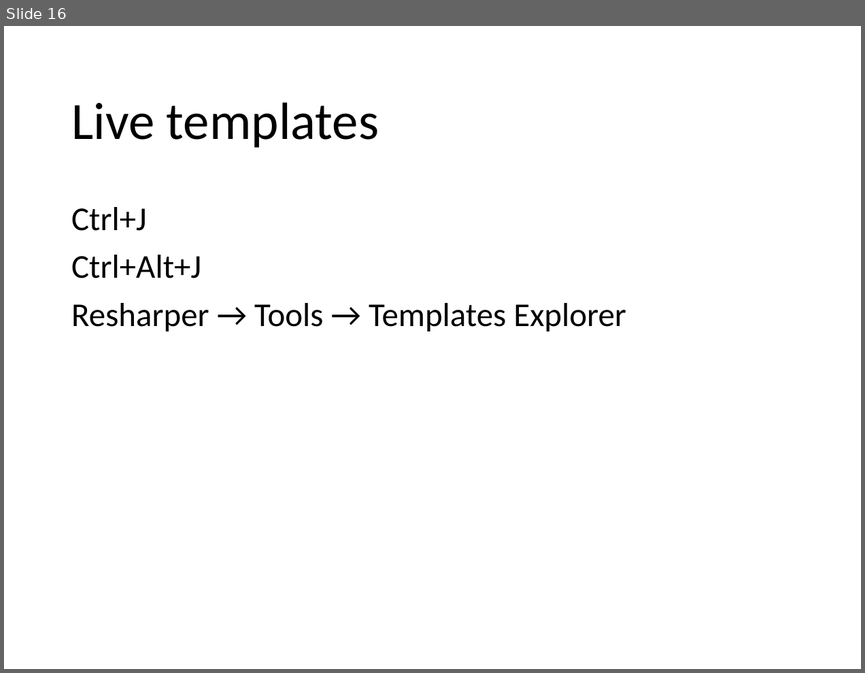
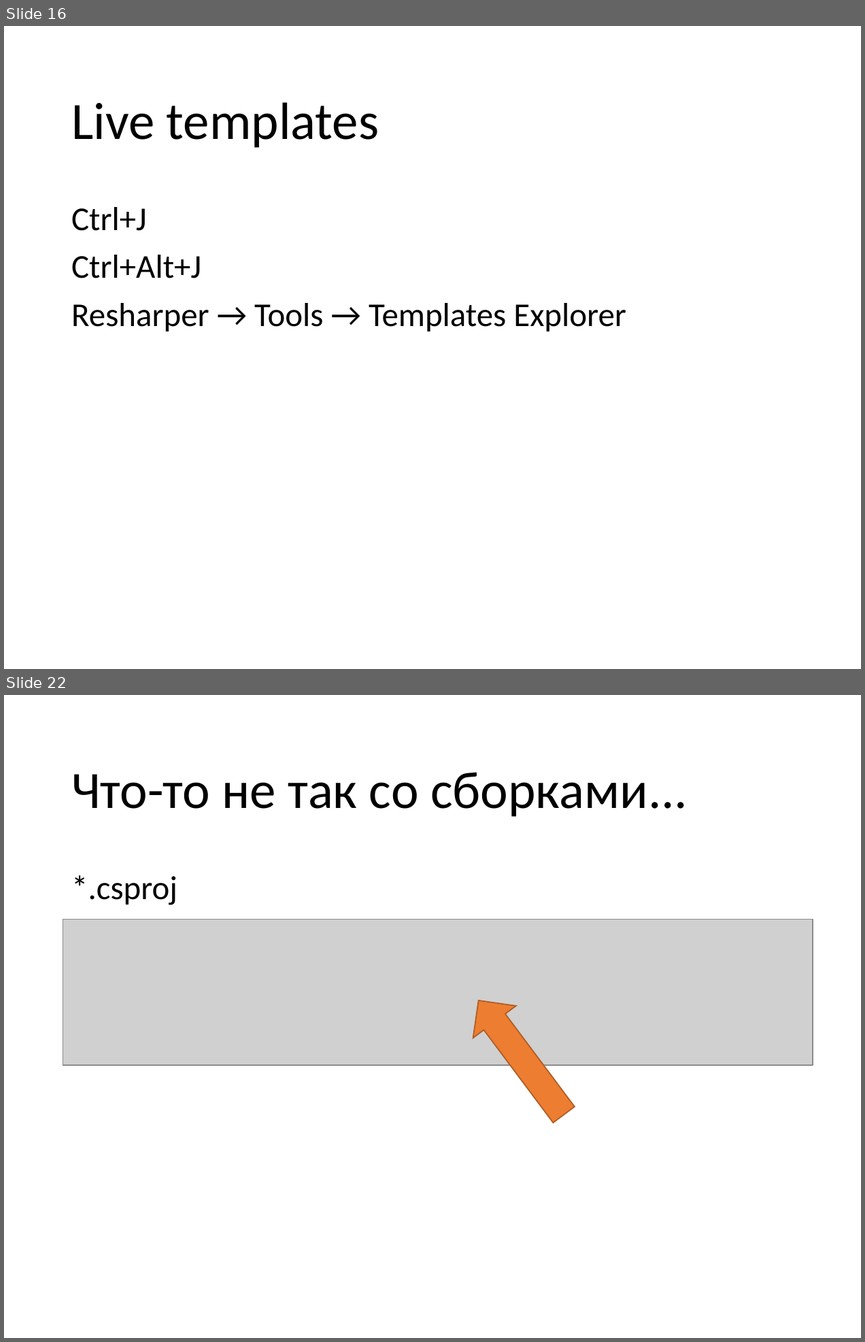
Before and after one commit to chokayes/internship-2015, a slide deck: Tools.pptx. Shown one above the other, each under a label of ours: slide 16 before the commit, slides 16 and 22 after it; the slides between them are not shown. The pictures are 865x673 and 865x1342 pixels, drawn with LibreOffice and Linux fonts; fonts in the diff are those of the drawing; grey boxes stand for pictures. Boxes give left, top, right and bottom in pixels: in the first picture for what was removed or moved away, otherwise in the second. Text is boxed around its words. In the diff, an @@ line names an element or a change of style, - is before the commit and + after.

```diff
--- a/Tools.pptx
+++ b/Tools.pptx
@@ slide 22 added at <box>4,695,861,1338</box>, background #FFFFFF @@
@@ title added at <box>71,772,687,817</box>, 44 pt, text #000000 @@
+Что-то не так со сборками...
@@ text added at <box>71,875,177,905</box>, 28 pt, text #000000 @@
+*.csproj
@@ picture added at <box>63,919,813,1065</box> @@
@@ right arrow added at <box>456,985,585,1131</box>, fill #ED7D31, outline #AF5C24 1 pt @@
```
Also in this commit, not shown: 1 slide changed, 7 other slides added.
